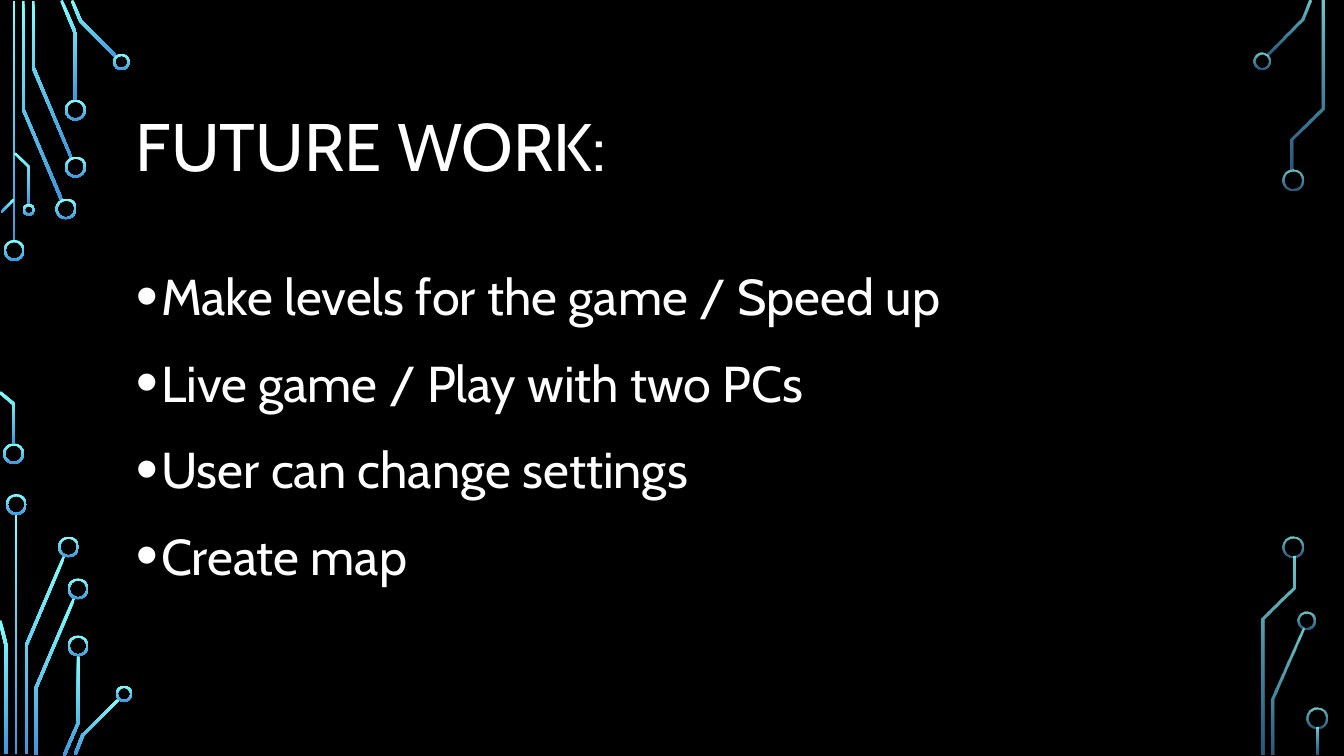
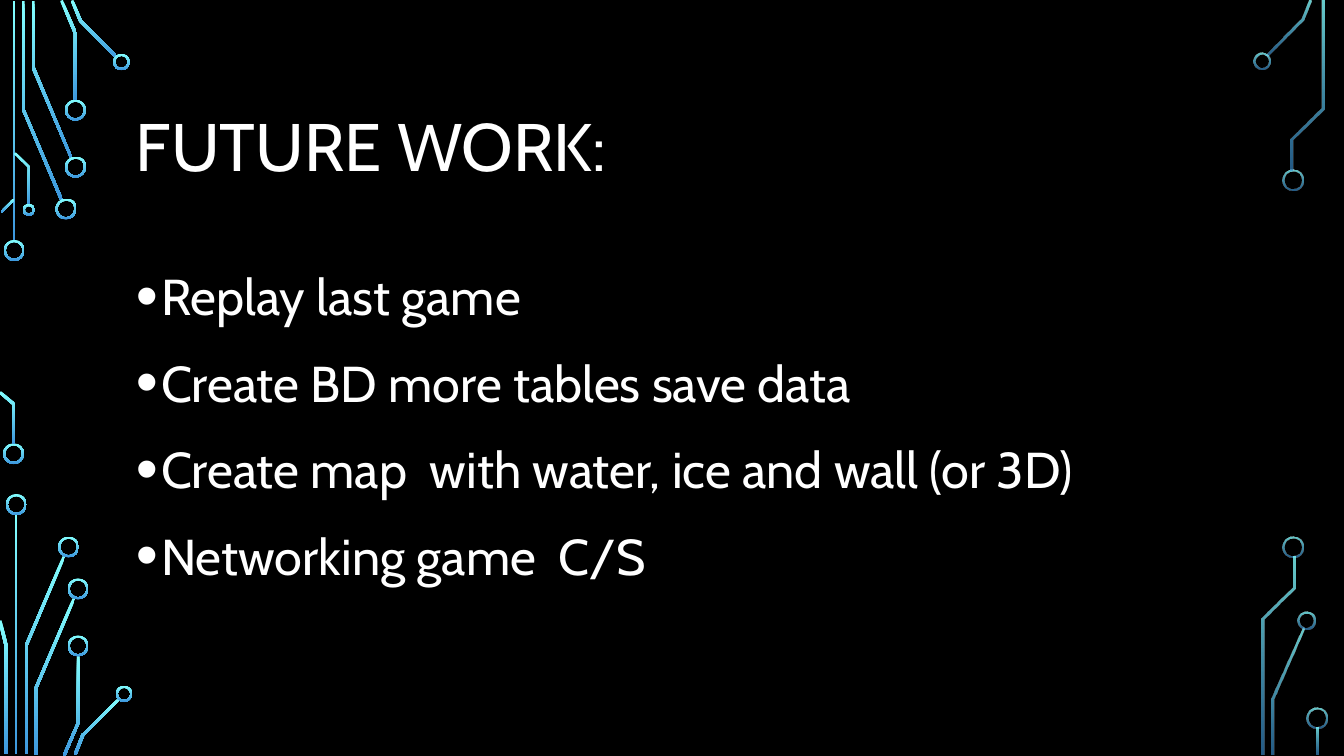
Before and after one commit to aneetaa/ipd12-java3-project, a slide deck: slide 10 of project desc and proposal.pptx. Drawn at 1344x756 pixels with LibreOffice and Linux fonts; fonts in the diff are those of the drawing; background and template pictures are left out. Boxes give left, top, right and bottom in pixels: in the first picture for what was removed or moved away, otherwise in the second. Text is boxed around its words. In the diff, an @@ line names an element or a change of style, - is before the commit and + after.

```diff
--- a/project desc and proposal.pptx
+++ b/project desc and proposal.pptx
@@ text at bbox=[161, 277, 1073, 586]: text changed @@
-• Make levels for the game / Speed up
-• Live game / Play with two PCs
-• User can change settings
-• Create map
+• Replay last game
+• Create BD more tables save data
+• Create map with water, ice and wall (or 3D)
+• Networking game C/S
```
Also in this commit, not shown: 7 other slides changed, 1 slide added, 1 slide removed, 51 other files.
